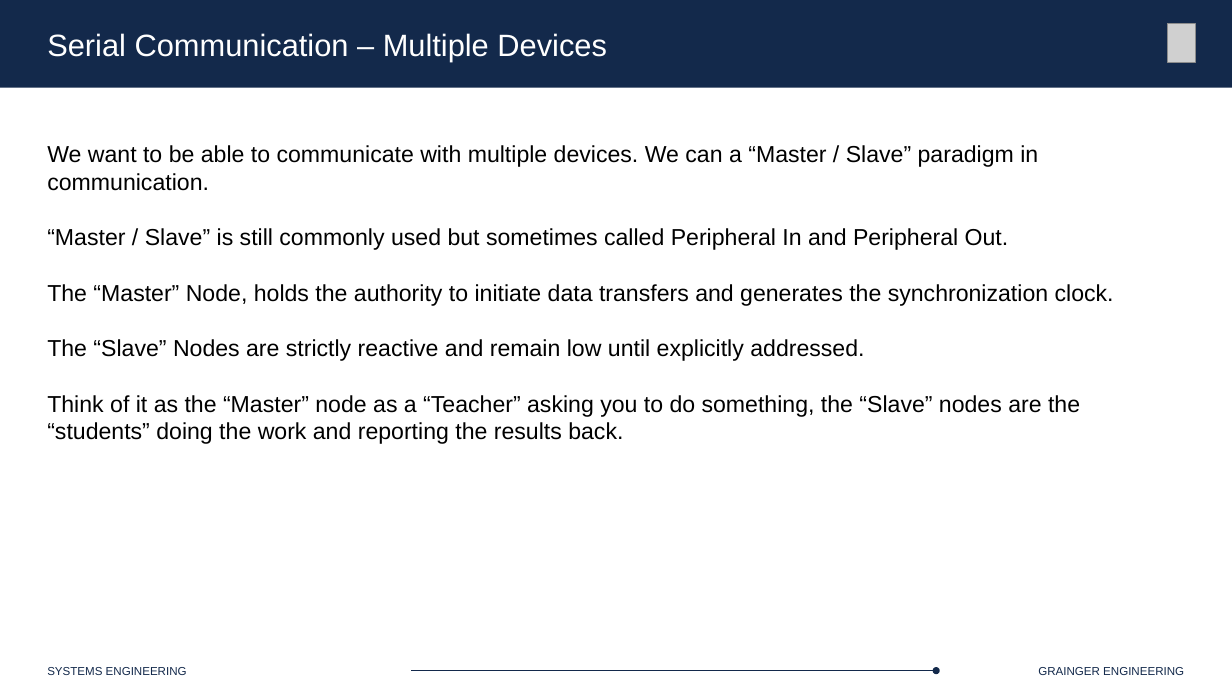
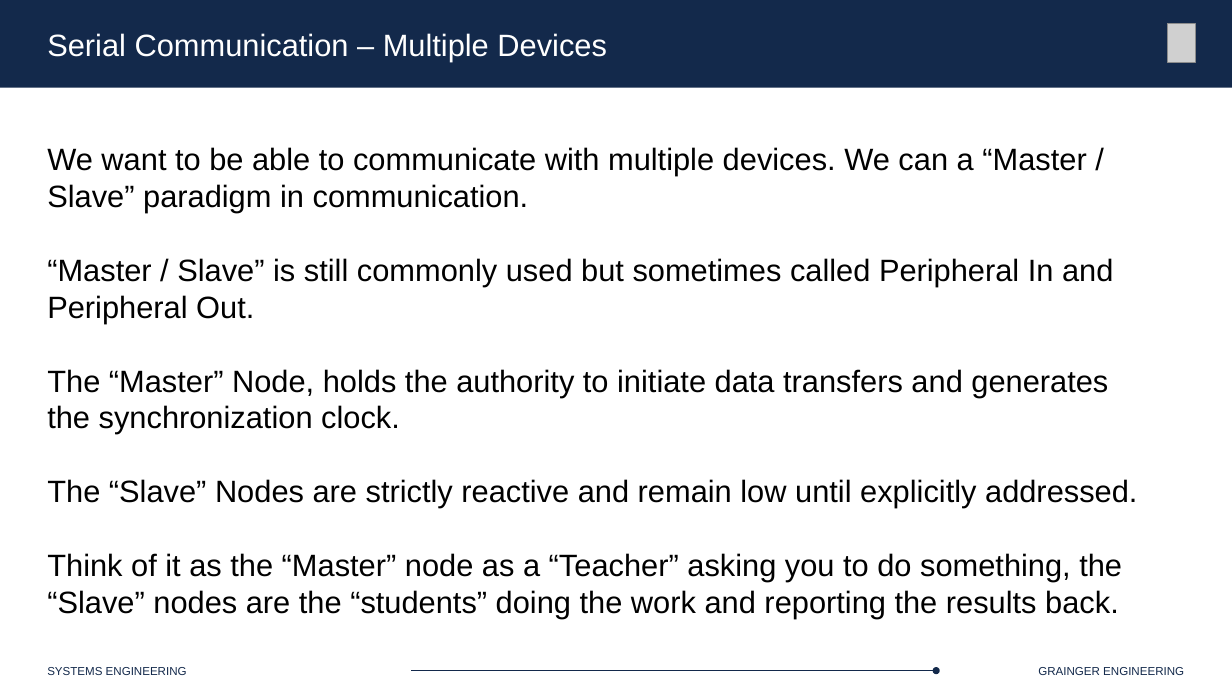
Before and after one commit to Marius-Juston/SE-423---Class-Material, a slide deck: slide 17 of Lectures/Slides/L10.pptx. Drawn at 1232x693 pixels with LibreOffice and Linux fonts; fonts in the diff are those of the drawing; grey boxes stand for pictures. Boxes give left, top, right and bottom in pixels: in the first picture for what was removed or moved away, otherwise in the second. Text is boxed around its words. In the diff, an @@ line names an element or a change of style, - is before the commit and + after.

```diff
--- a/Lectures/Slides/L10.pptx
+++ b/Lectures/Slides/L10.pptx
@@ text "We want to be able ..." at (47, 147, 1137, 619): size 18 to 24 pt @@
```
Also in this commit, not shown: 1 other slide changed, 19 slides added.
